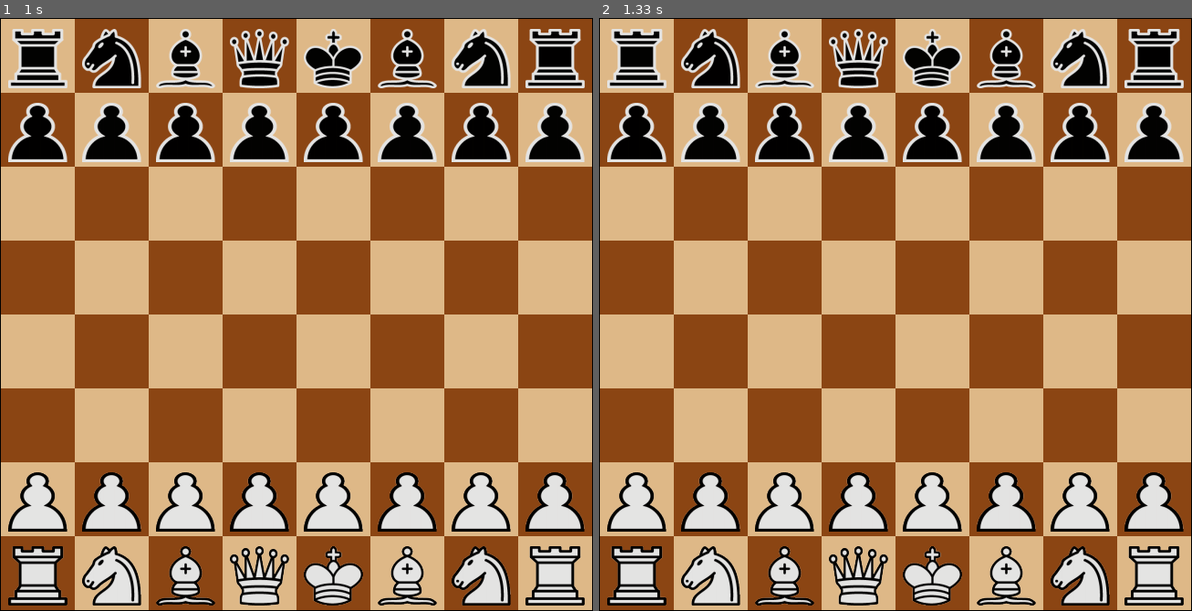
Above: before the commit, frames 1-2 (left to right).
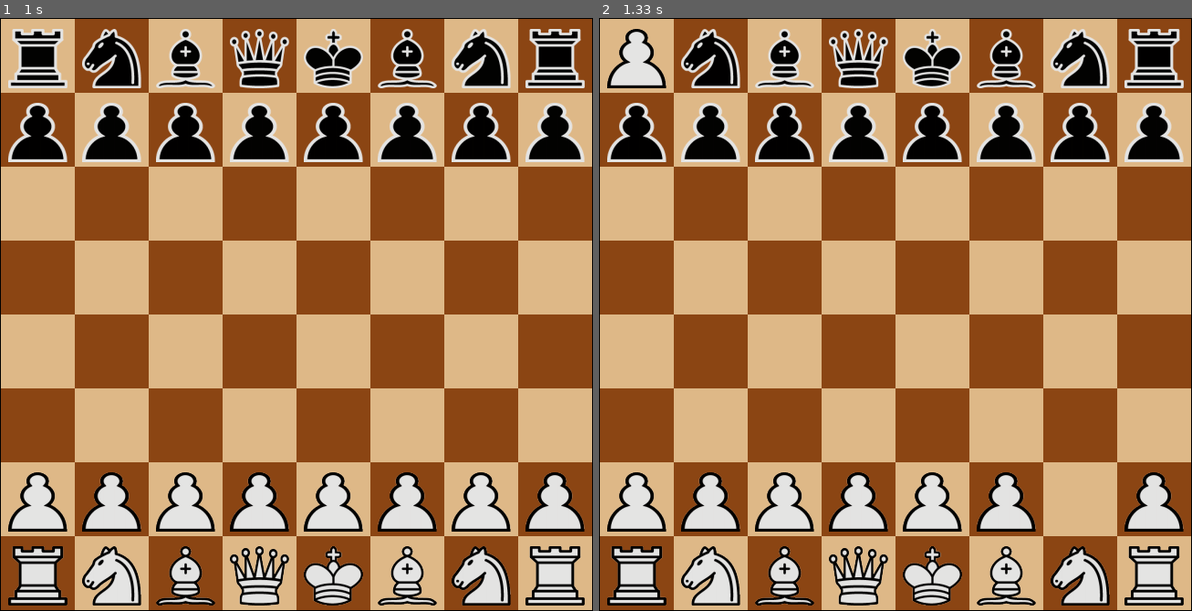
Above: after the commit, the same moments.

Repository: AndresLarrondobuno/Ajedrez
Game: pygame game, started from Partida.py
The game is run twice, just before and just after one commit, with the same random seed, the same clock (stepped at 60 frames per second) and the same inputs.
Inputs (mouse positions are in pixels of both pictures, inside the frame that each line leads up to):
- Up to frame 1 (1 s): press the mouse at (35, 53) at 0.37 s; move the mouse to (77, 142) at 0.47 s; release the mouse at (112, 225) at 0.6 s; click (515, 522) at 0.73 s
- Up to frame 2 (1.33 s): press the mouse at (634, 53) at 1.03 s; move the mouse to (794, 184) at 1.13 s; release the mouse at (960, 314) at 1.27 s

Frame 1 is identical in both runs. In frame 2, 1.3% of the frame differs, in the area x 1-87%, y 1-87%.

Commit message:
Las piezas saben cuando moverse y comer.

Diff:
--- a/AdministradorDeEventosPygame.py
+++ b/AdministradorDeEventosPygame.py
@@ -11,38 +11,92 @@
         self.eventos_teclado_key_down = []
         self.evento_exit = None
 
+
+    def get_evento_por_tipo(self, eventos, tipo_de_evento):
+        for evento in eventos:
+            if evento.type == tipo_de_evento:
+                return evento
+
+
     def cerrar(self, evento):
-        if evento.type == pygame.QUIT:
+        if evento:
             self.partida.run = False
             pygame.quit()
             exit()
 
 
-    def get_casilla_bajo_hover(self, evento):
+    def get_casilla_bajo_hover(self):
         posicion_mouse = pygame.mouse.get_pos()
+        casillas = self.partida.tablero.casillas
 
-        if evento.type == pygame.MOUSEMOTION:
-            for casilla in self.partida.tablero.casillas:
-                if casilla.rect.collidepoint(posicion_mouse):
-                    print(casilla)
-                    #casilla.bajoHover = True
-                    #cuando vuelve a iterar tengo que buscar la casilla falgeada
-                    return casilla
+        for casilla in casillas:
+            if casilla.rect.collidepoint(posicion_mouse):
+                return casilla
 
 
-    def casilla_seleccionada(self, evento):
-        if evento.type == pygame.MOUSEBUTTONDOWN and self.mouse_dentro_del_tablero(evento) and self.partida.eleccion_de_clase_realizada():
-            casilla_bajo_hover = self.get_casilla_bajo_hover(evento)
-            interfaz = self.partida.interfaz
+    def get_casilla_seleccionada(self):
+        tablero = self.partida.tablero
+        for casilla in tablero.casillas:
+            if casilla.seleccionada:
+                return casilla
 
-            self.quitar_seleccion_a_casillas()
-            casilla_bajo_hover.seleccionada = True
+
+    def seleccionar_pieza_aliada(self):
+        jugador_activo = self.partida.jugador_activo
+        ultima_casilla_seleccionada = self.get_casilla_seleccionada()
+
+        pieza_fue_tocada = ultima_casilla_seleccionada.ocupada
+        pieza_es_aliada = ultima_casilla_seleccionada.pieza in jugador_activo.piezas
+
+        if pieza_fue_tocada and pieza_es_aliada:
+            self.quitar_seleccion_a_piezas()
+            pieza_atacante = ultima_casilla_seleccionada.pieza
+            pieza_atacante.tocada = True
+            jugador_activo.pieza_tocada = pieza_atacante
+
+
+
+    def seleccionar_casilla(self, evento_click):
+        ultima_casilla_clickeada = self.partida.tablero.ultima_casilla_clickeada
+        casilla_clickeada = self.get_casilla_bajo_hover()
+        jugador_activo = self.partida.jugador_activo
+
+        if evento_click:
+            seleccion_repetida = ( casilla_clickeada == ultima_casilla_clickeada )
+
+            if seleccion_repetida == False:
+                self.quitar_seleccion_a_casillas()
+                casilla_clickeada.seleccionada = True
+                self.partida.tablero.ultima_casilla_clickeada = casilla_clickeada
+                if self.pieza_fue_tocada():
+                    jugador_activo.mover_pieza(jugador_activo.pieza_tocada, casilla_clickeada)
+                else:
+                    self.seleccionar_pieza_aliada()
+
+                #print(f"clickeaste en otra casilla: {casilla_clickeada}")
+
+            elif seleccion_repetida:
+                casilla_clickeada.seleccionada = False
+                self.partida.tablero.ultima_casilla_clickeada = casilla_clickeada
+                #print(f"clickeaste en la misma casilla: {casilla_clickeada}")
+
+
+    def pieza_fue_tocada(self):
+        jugador_activo = self.partida.jugador_activo
+        for pieza in jugador_activo.piezas:
+            if pieza.tocada:
+                return True
 
 
     def quitar_seleccion_a_casillas(self):
-        for casilla in self.tablero:
+        for casilla in self.tablero.casillas:
             casilla.seleccionada = False
 
+
+    def quitar_seleccion_a_piezas(self):
+        jugador_activo = self.partida.jugador_activo
+        for pieza in jugador_activo.piezas:
+            pieza.tocada = False
 
 
     def mouse_dentro_del_tablero(self, evento):
--- a/AdministradorDePiezas.py
+++ b/AdministradorDeOrdenDePiezasAlInicio.py
@@ -1,14 +1,14 @@
 from Pieza import Peon, Alfil, Caballo, Torre, Reina, Rey
 
-class AdministradorDePiezas:
+class AdministradorDeOrdenDePiezasAlInicio:
 
     @staticmethod #devuelve lista de piezas, pudiendo filtrar por color
     def lista_ordenada_de_piezas():
         lista_de_piezas = []
-        lista_ordenada_de_nombres = AdministradorDePiezas.lista_ordenada_de_nombres_de_piezas()
+        lista_ordenada_de_nombres = AdministradorDeOrdenDePiezasAlInicio.lista_ordenada_de_nombres_de_piezas()
 
         for string in lista_ordenada_de_nombres:
-            pieza = AdministradorDePiezas.string_a_pieza(string)
+            pieza = AdministradorDeOrdenDePiezasAlInicio.string_a_pieza(string)
             lista_de_piezas.append(pieza)
 
         return lista_de_piezas
--- /dev/null
+++ b/Arbitro.py
@@ -0,0 +1,30 @@
+
+class Arbitro:
+    def __init__(self, partida):
+        self.partida = partida
+
+
+    def pasar_turno(self):
+        turno = self.partida.turno
+        turno.numero_de_turno += 1
+        self.set_jugador_activo()
+
+
+    def jugador_activo(self):
+        return self.partida.jugador_activo
+
+
+    def set_jugador_activo(self):
+        turno = self.partida.turno
+        jugador_negras, jugador_blancas = self.partida.jugador_negras, self.partida.jugador_blancas
+
+        if turno.numero_de_turno % 2:
+            print(f"empieza el turno de {jugador_blancas}")
+            self.partida.jugador_activo = jugador_blancas
+            jugador_blancas.toca_moverse = True
+            jugador_negras.toca_moverse = False
+        else:
+            print(f"empieza el turno de {jugador_negras}")
+            self.partida.jugador_activo = jugador_negras
+            jugador_negras.toca_moverse = True
+            jugador_blancas.toca_moverse = False
--- a/Casilla.py
+++ b/Casilla.py
@@ -6,35 +6,34 @@
 class Casilla:
 
     def __init__(self, coordenadas, tablero):
-        self.ancho = int(tablero.ancho/8)
-        self.alto =  int(tablero.alto/8)
+        self.ancho, self.alto = int(tablero.ancho/8), int(tablero.alto/8)
         self.tamano = (self.ancho, self.alto)
+        self.coordenadas = coordenadas
+        self.x, self.y = coordenadas
 
-        self.x, self.y = coordenadas
-        self.coordenadas = coordenadas
         self.origen_de_dibujo = (int(self.x*self.ancho)+1, int(self.y*self.alto)+1)
+
         self.rect = Rect(self.origen_de_dibujo[0],self.origen_de_dibujo[1], self.ancho, self.alto)
+        self.imagen = Surface(self.tamano)
 
-        self.imagen = Surface(self.tamano)
-        self.paridad = None
         self.color = None
+        self.asignar_color()
 
-
-        self.paridad_y_color()
         self.sprite = SpriteParaCasilla(self)
+        self.posicion = None
         self.pieza = None
+        self.ocupada = False
+        self.seleccionada = False
 
 
     def __repr__(self) -> str:
         return f"{self.coordenadas}"
 
 
-    def paridad_y_color(self):
+    def asignar_color(self):
         if sum(self.coordenadas)%2:
-            self.paridad = True
             self.color = pygame.Color(139,69,19)
             self.imagen.fill(self.color)
         else:
-            self.paridad = False
             self.color = pygame.Color(222,184,135)
             self.imagen.fill(self.color)
--- a/Interfaz.py
+++ b/Interfaz.py
@@ -71,7 +71,6 @@
 
     def resaltar_casilla(self, casilla):
         sprite_resaltador = self.spritesDeResaltado.sprites()[0]
-        if casilla != None:
-            sprite_resaltador.rect = casilla.rect
-            sprite_resaltador.image = casilla.imagen
-            self.spritesDeResaltado.update(self.ventana_principal, casilla)
+        sprite_resaltador.rect = casilla.rect
+        sprite_resaltador.image = None
+        self.spritesDeResaltado.update(self.ventana_principal, casilla)
--- a/Jugador.py
+++ b/Jugador.py
@@ -1,13 +1,58 @@
 
 class Jugador:
-    def __init__(self, color):
+
+    def __init__(self, partida, color):
+        self.partida = partida
+        self.tablero = partida.tablero
         self.color = color
-        self.piezas = None
+        self.piezas_comidas = []
+        self.pieza_tocada = None
+
+        if self.color == "negras":
+            self.piezas = self.tablero.piezas_negras
+            self.toca_moverse = False
+        elif self.color == "blancas":
+            self.piezas = self.tablero.piezas_blancas
+            self.toca_moverse = True
 
 
-    def mover_pieza(self, pieza, casilla_destino):
-        casilla_de_partida = pieza.casilla_ocupada
+    def __repr__(self) -> str:
+        return f"jugador {self.color}"
+
+
+    def mover_pieza(self, pieza_atacante, casilla_destino):
+        casilla_de_partida = pieza_atacante.casilla_ocupada
+        pieza_atacada = casilla_destino.pieza
+
+
+        casilla_destino.pieza = pieza_atacante
+        casilla_de_partida.pieza = None
+        pieza_atacante.casilla_ocupada = casilla_destino
+
         casilla_de_partida.ocupada == False
+        casilla_destino.ocupada = True
 
-        casilla_destino.pieza = pieza
-        casilla_destino.ocupada = True
+        pieza_atacante.tocada = False
+
+        if pieza_atacada:
+            print(f"pieza comida: {pieza_atacada}")
+            self.comer_pieza(pieza_atacada)
+
+
+        pieza_atacante.sprite.mover_a_casilla(casilla_destino)
+        self.partida.arbitro.pasar_turno()
+
+
+    def comer_pieza(self, pieza_atacada):
+        if self == self.partida.jugador_negras:
+            jugador_atacado = self.partida.jugador_blancas
+        elif self == self.partida.jugador_blancas:
+            jugador_atacado = self.partida.jugador_negras
+
+        try:
+            jugador_atacado.piezas.remove(pieza_atacada)
+        except ValueError:
+            print(f"pieza atacada: {pieza_atacada}")
+
+        self.piezas_comidas.append(pieza_atacada)
+        pieza_atacada.sprite.quitar_pieza_del_tablero()
--- a/Partida.py
+++ b/Partida.py
@@ -2,47 +2,52 @@
 from AdministradorDeEventosPygame import AdministradorDeEventosPygame
 from TableroDeAjedrez import TableroDeAjedrez
 from Interfaz import Interfaz
+from Jugador import Jugador
+from Turno import Turno
+from Arbitro import Arbitro
 
 
 pygame.init()
 
 class Partida:
-    FPS = 60
+    FPS = 20
 
     def __init__(self):
         self.tablero = TableroDeAjedrez(self)
         self.interfaz = Interfaz(self)
+        self.administrador_de_eventos_pygame = AdministradorDeEventosPygame(self)
+        self.arbitro = Arbitro(self)
+        self.turno = Turno(self)
+        self.jugador_negras, self.jugador_blancas = Jugador(self, "negras"), Jugador(self, "blancas")
+
+        self.jugador_activo = self.jugador_blancas
+
         self.reloj = pygame.time.Clock()
-        self.administrador_de_eventos_pygame = AdministradorDeEventosPygame(self)
         self.run = True
-
         self.bucle_principal()
 
 
     def bucle_principal(self):
+
         administrador_de_eventos_pygame = self.administrador_de_eventos_pygame
         interfaz = self.interfaz
 
-        while self.run ==True:
-            posicion_mouse = pygame.mouse.get_pos()
+        while self.run:
             eventos = pygame.event.get()
-            eventos_mouse_motion = [evento for evento in eventos if evento.type == pygame.MOUSEMOTION]
-            eventos_mouse_button_down = [evento for evento in eventos if evento.type == pygame.MOUSEBUTTONDOWN]
-            evento_exit = [evento for evento in eventos if evento.type == pygame.QUIT]
+            evento_mouse_button_down = administrador_de_eventos_pygame.get_evento_por_tipo(eventos, pygame.MOUSEBUTTONDOWN)
+            evento_exit = administrador_de_eventos_pygame.get_evento_por_tipo(eventos, pygame.QUIT)
 
             interfaz.imprimir_tablero()
-
-            for evento in eventos:
-                administrador_de_eventos_pygame.cerrar(evento)
-                administrador_de_eventos_pygame.get_casilla_bajo_hover(evento)
-
+            administrador_de_eventos_pygame.seleccionar_casilla(evento_mouse_button_down)
+            administrador_de_eventos_pygame.cerrar(evento_exit)
 
             self.reloj.tick(Partida.FPS)
             pygame.display.flip()
+            pygame.event.pump()
 
 
+def main():
+    Partida()
 
-
-
-
-partida = Partida()
+if __name__ == "__main__":
+    main()
--- a/Pieza.py
+++ b/Pieza.py
@@ -6,8 +6,9 @@
         self.nombre = nombre
         self.color = color
         self.casilla_ocupada = None
-        self.tocada = None
+        self.tocada = False
         self.sprite = None
+        self.posicion = None
 
 
     def __repr__(self) -> str:
--- a/Sprites.py
+++ b/Sprites.py
@@ -4,10 +4,11 @@
     def __init__(self, imagen, casilla_inicial):
         super().__init__()
         self.image = imagen
-        self.rect = self.posicion_centrada_en_casilla(casilla_inicial)
+        self.rect = None
+        self.mover_a_casilla(casilla_inicial)
 
 
-    def posicion_centrada_en_casilla(self, casilla):
+    def mover_a_casilla(self, casilla):
         casilla_x, casilla_y = casilla.origen_de_dibujo
         rect_pieza = pygame.Rect(casilla_x, casilla_y, casilla.ancho*0.8, casilla.alto*0.8)
 
@@ -15,7 +16,12 @@
 
         rect_pieza.x += diferencia_de_ancho //2
         rect_pieza.y += diferencia_de_ancho //2 + 3
-        return rect_pieza
+
+        self.rect = rect_pieza
+
+
+    def quitar_pieza_del_tablero(self):
+        self.kill()
 
 
 
@@ -38,7 +44,7 @@
 
 
     def update(self, superficie, casilla):
-        pygame.draw.rect(superficie, "Green", casilla.rect, 1)
+        pygame.draw.rect(superficie, "Green", casilla.rect, 2)
 
 
 
--- a/TableroDeAjedrez.py
+++ b/TableroDeAjedrez.py
@@ -1,5 +1,5 @@
 from Casilla import Casilla
-from AdministradorDePiezas import AdministradorDePiezas
+from AdministradorDeOrdenDePiezasAlInicio import AdministradorDeOrdenDePiezasAlInicio
 
 class TableroDeAjedrez:
     tamano = (650, 650)
@@ -11,14 +11,17 @@
 
         self.casillas = []
         self.agregar_casillas()
-
+        self.asignar_posicion_a_casillas()
         self.casillas_iniciales_para_negras = self.casillas_ocupadas_al_inicio("negras")
         self.casillas_iniciales_para_blancas = self.casillas_ocupadas_al_inicio("blancas")
 
-        self.piezas = AdministradorDePiezas.lista_ordenada_de_piezas()
-        self.piezas_negras = self.piezas[:16]
-        self.piezas_blancas = self.piezas[16:]
+        self.piezas = AdministradorDeOrdenDePiezasAlInicio.lista_ordenada_de_piezas()
+        self.asignar_posicion_a_piezas()
+        self.piezas_negras = self.piezas_ordenadas_para("negras")
+        self.piezas_blancas = self.piezas_ordenadas_para("blancas")
         self.vincular_casillas_y_piezas()
+
+        self.ultima_casilla_clickeada = None
 
 
     def agregar_casillas(self):
@@ -26,6 +29,19 @@
             for x in range(self.alto_en_casillas):
                 casilla = Casilla((x,y), self)
                 self.casillas.append(casilla)
+
+
+    def asignar_posicion_a_casillas(self):
+        for posicion, casilla in enumerate(self.casillas):
+            casilla.posicion = posicion + 1
+
+
+    def asignar_posicion_a_piezas(self):
+        for posicion, pieza in enumerate(self.piezas):
+            if posicion < 16:
+                pieza.posicion = posicion + 1
+            elif posicion >= 16:
+                pieza.posicion = posicion + 1
 
 
     def vincular_casillas_y_piezas(self):
@@ -36,17 +52,35 @@
             pieza_negra = self.piezas_negras[i]
             pieza_negra.casilla_ocupada = casilla
             casilla.pieza = pieza_negra
+            casilla.ocupada = True
 
         for i, casilla in enumerate(casillas_ordenadas_para_colocar_blancas):
             pieza_blanca = self.piezas_blancas[i]
             pieza_blanca.casilla_ocupada = casilla
             casilla.pieza = pieza_blanca
+            casilla.ocupada = True
 
 
     def casillas_ocupadas_al_inicio(self, color):
         if color == "negras":
             casillas_iniciales_para_negras = self.casillas[:16]
+            casillas_iniciales_para_negras = sorted([casilla for casilla in casillas_iniciales_para_negras], key=lambda casilla: casilla.posicion)
             return casillas_iniciales_para_negras
+
         elif color == "blancas":
             casillas_iniciales_para_blancas = self.casillas[48:]
+            casillas_iniciales_para_blancas = sorted([casilla for casilla in casillas_iniciales_para_blancas], key=lambda casilla: casilla.posicion)
             return casillas_iniciales_para_blancas
+
+
+    def piezas_ordenadas_para(self, color):
+        piezas_negras = self.piezas[:16]
+        piezas_blancas = self.piezas[16:]
+
+        piezas_negras = sorted([pieza for pieza in piezas_negras], key=lambda pieza: pieza.posicion)
+        piezas_blancas = sorted([pieza for pieza in piezas_blancas], key=lambda pieza: pieza.posicion)
+
+        if color == "negras":
+            return piezas_negras
+        elif color == "blancas":
+            return piezas_blancas
--- /dev/null
+++ b/Turno.py
@@ -0,0 +1,5 @@
+
+class Turno:
+    def __init__(self, partida):
+        self.partida = partida
+        self.numero_de_turno = 1
--- a/test.py
+++ b/test.py
@@ -95,9 +95,9 @@
 
 run = True
 
-while run:
+'''while run:
 
-    coordenadas_pieza = coordenadas_centradas_del_rect_contenido(rect_grande, rect_chico)
+    coordenadas_pieza = coordenadas_centradas_del_sprite_pieza(rect_grande, rect_chico)
     ventana_ppal.fill("white")
     ventana_ppal.blit(superficie_rect_grande, (0,0))
     ventana_ppal.blit(superficie_rect_chico, coordenadas_pieza)
@@ -110,4 +110,14 @@
         if evento == pygame.QUIT:
             run = False
             exit()
-    pygame.display.update()
+    pygame.display.update()'''
+
+
+frutas = ["banana", "pera", "manzana"]
+
+frutas_amarillas = frutas[:1]
+
+print(frutas_amarillas[0])
+print(frutas[0])
+
+print(frutas_amarillas == frutas[0])
